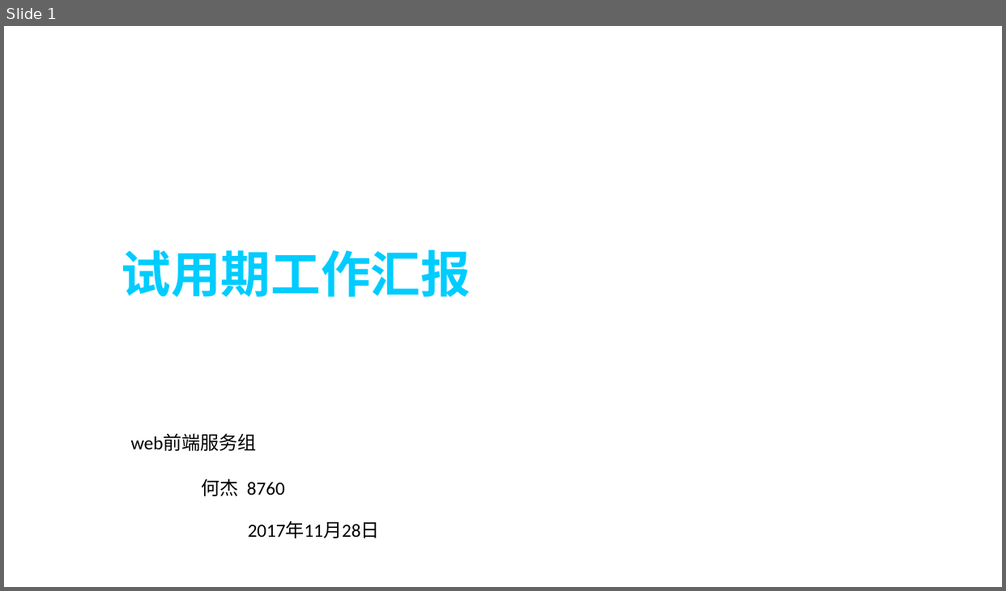
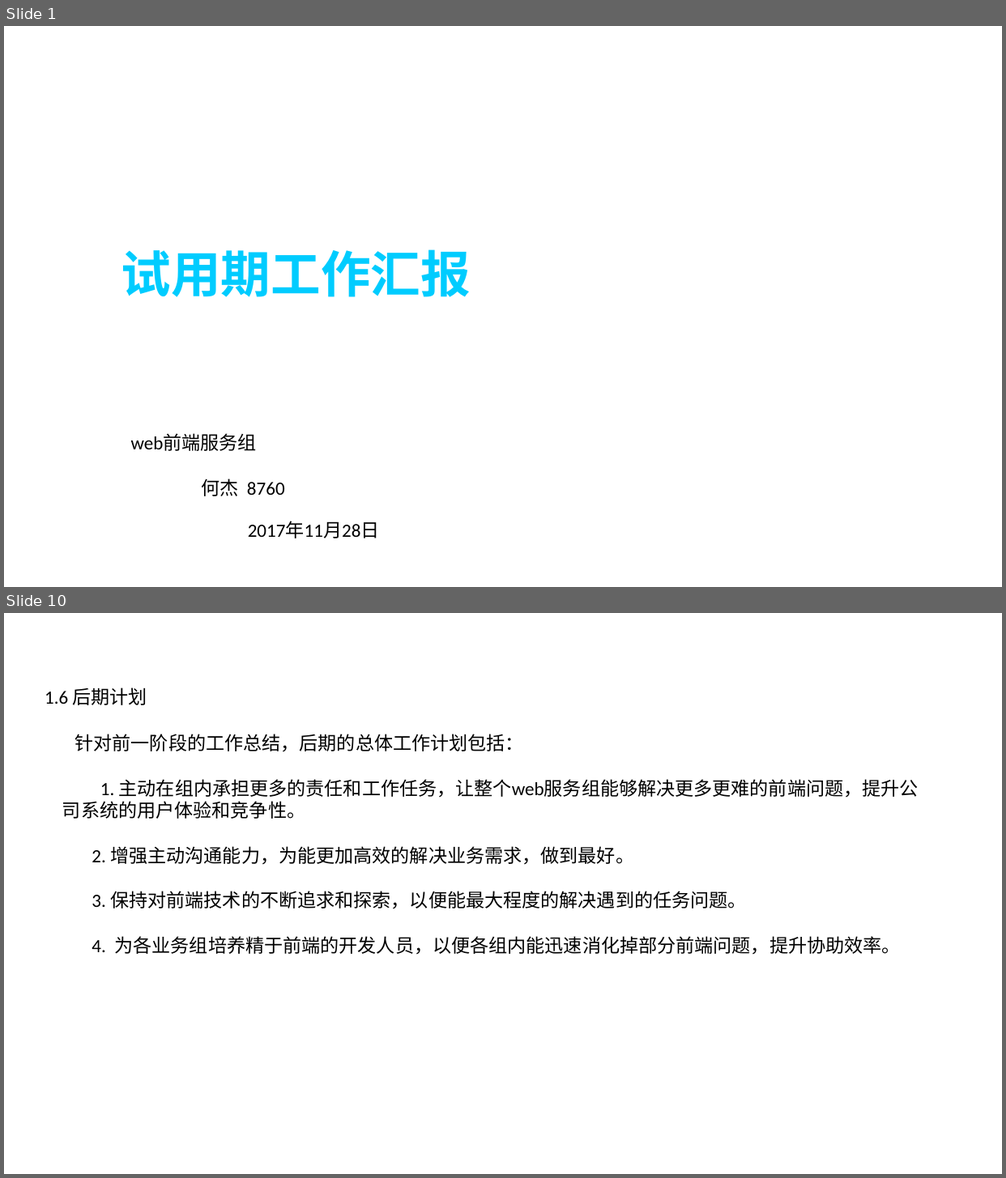
Before and after one commit to hiliny/lessonProject, a slide deck: documents/工作汇报.pptx. Shown one above the other, each under a label of ours: slide 1 before the commit, slides 1 and 10 after it; the slides between them are not shown. The pictures are 1006x591 and 1006x1178 pixels, drawn with LibreOffice and Linux fonts; fonts in the diff are those of the drawing; background and template pictures are left out. Boxes give left, top, right and bottom in pixels: in the first picture for what was removed or moved away, otherwise in the second. Text is boxed around its words. In the diff, an @@ line names an element or a change of style, - is before the commit and + after.

```diff
--- a/documents/工作汇报.pptx
+++ b/documents/工作汇报.pptx
@@ slide 10 added at <box>4,613,1002,1174</box>, background picture (left out) @@
@@ text added at <box>44,688,147,705</box>, 18 pt, text #000000 @@
+1.6 后期计划
@@ text added at <box>62,734,918,955</box>, 18 pt, text #000000 @@
+针对前一阶段的工作总结，后期的总体工作计划包括：
+1. 主动在组内承担更多的责任和工作任务，让整个web服务组能够解决更多更难的前端问题，提升公司系统的用户体验和竞争性。
+2. 增强主动沟通能力，为能更加高效的解决业务需求，做到最好。
+3. 保持对前端技术的不断追求和探索，以便能最大程度的解决遇到的任务问题。
+4. 为各业务组培养精于前端的开发人员，以便各组内能迅速消化掉部分前端问题，提升协助效率。
```
Also in this commit, not shown: 9 other slides added, 6 slides removed.
